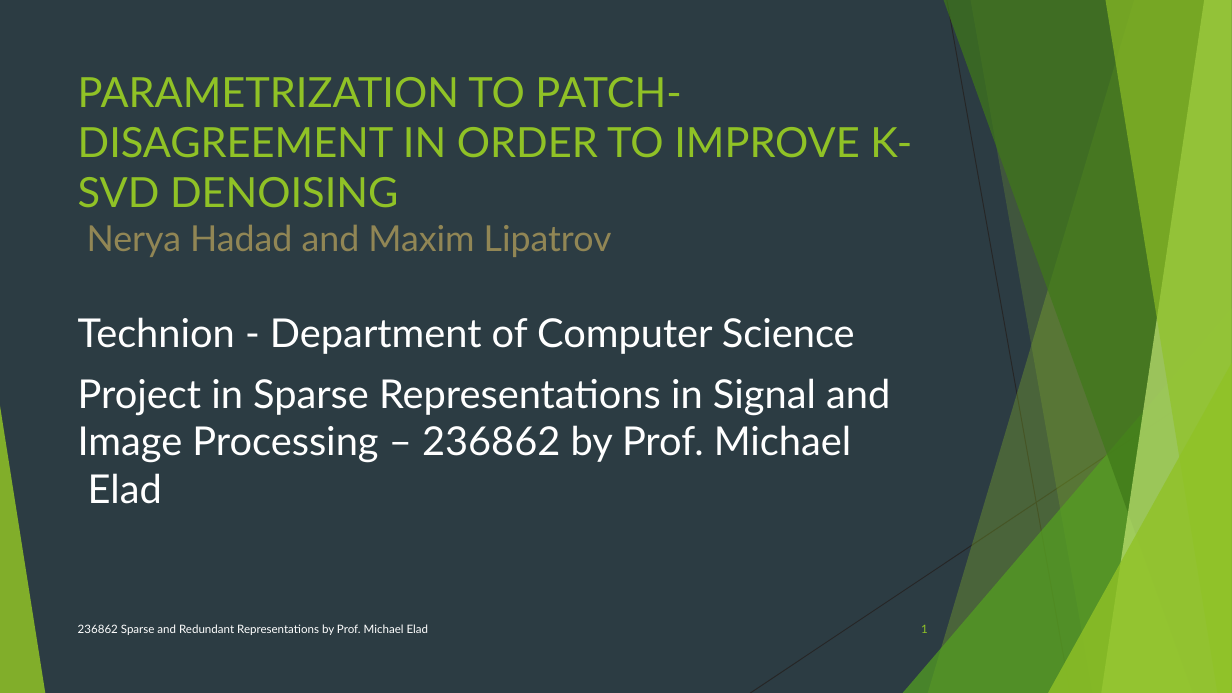
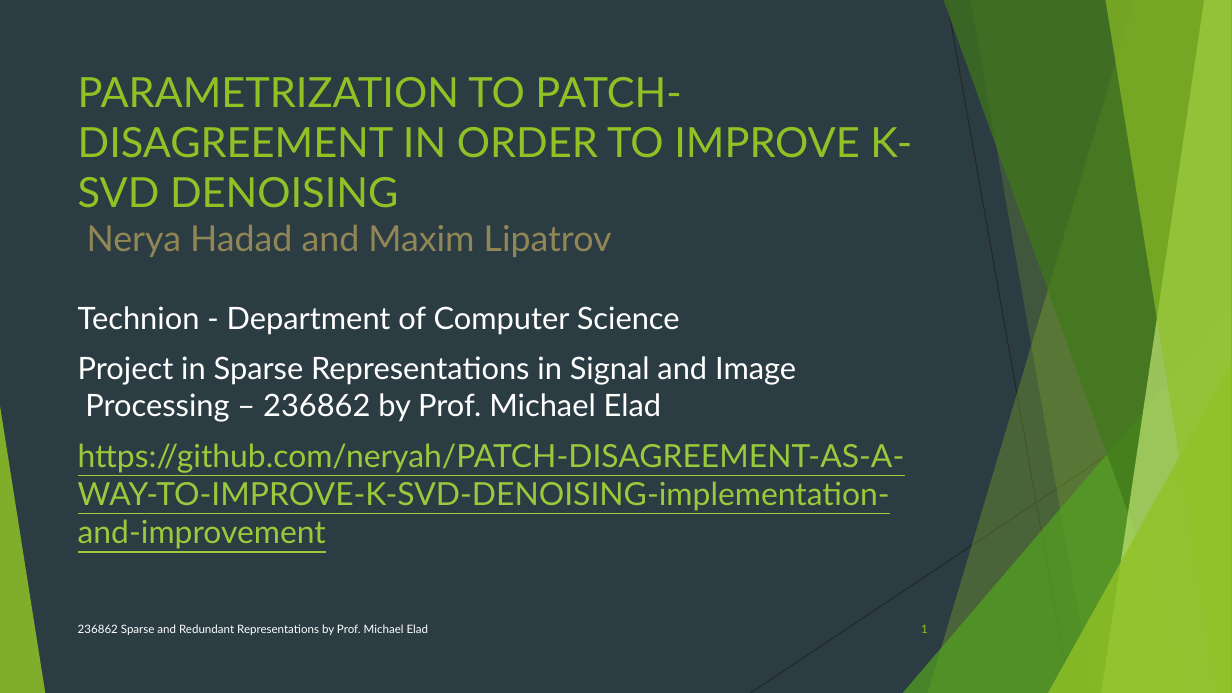
Before and after one commit to neryah/PATCH-DISAGREEMENT-AS-A-WAY-TO-IMPROVE-K-SVD-DENOISING-implementation-and-improvement, a slide deck: slide 1 of project-presentation.pptx. Drawn at 1232x693 pixels with LibreOffice and Linux fonts; fonts in the diff are those of the drawing. Boxes give left, top, right and bottom in pixels: in the first picture for what was removed or moved away, otherwise in the second. Text is boxed around its words. In the diff, an @@ line names an element or a change of style, - is before the commit and + after.

Commit message:
Adding git-url to presentation

```diff
--- a/project-presentation.pptx
+++ b/project-presentation.pptx
@@ text "Technion - Department of Computer ...": place and size @@
-text "Technion - Department of Computer ..." at [78,317,890,504]
+text "Technion - Department of Computer ..." at [78,306,905,511]
@@ text at [78,306,796,422]: size 31 to 24 pt in "Technion - Department of Computer Science", "Project in Sparse Representations in Signal and ..." @@
@@ text at [78,443,905,511]: paragraph added @@
+https://github.com/neryah/PATCH-DISAGREEMENT-AS-A-WAY-TO-IMPROVE-K-SVD-DENOISING-implementation-and-improvement
```
Also in this commit, not shown: 1 other slide changed, 1 other file.
